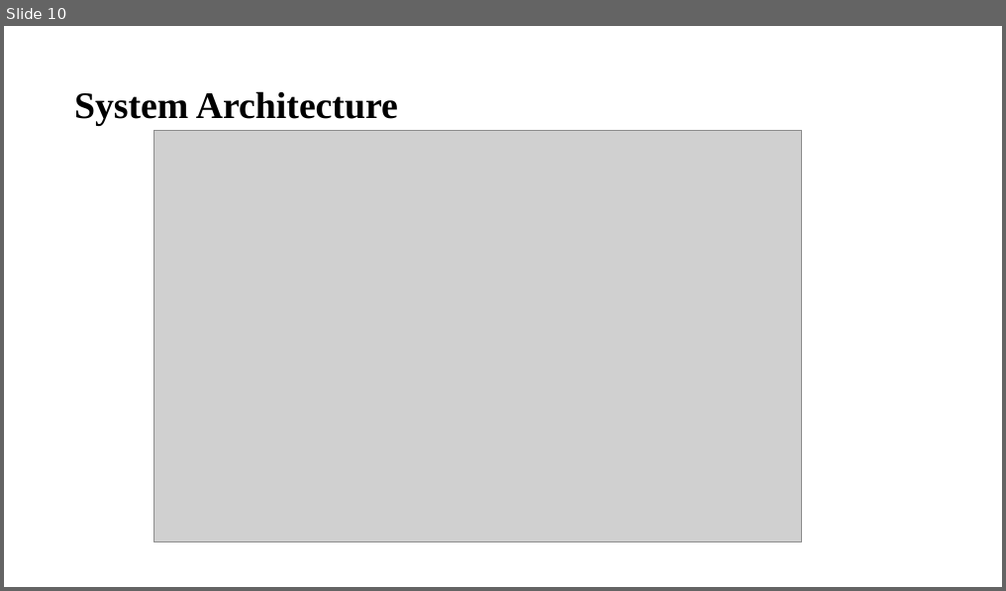
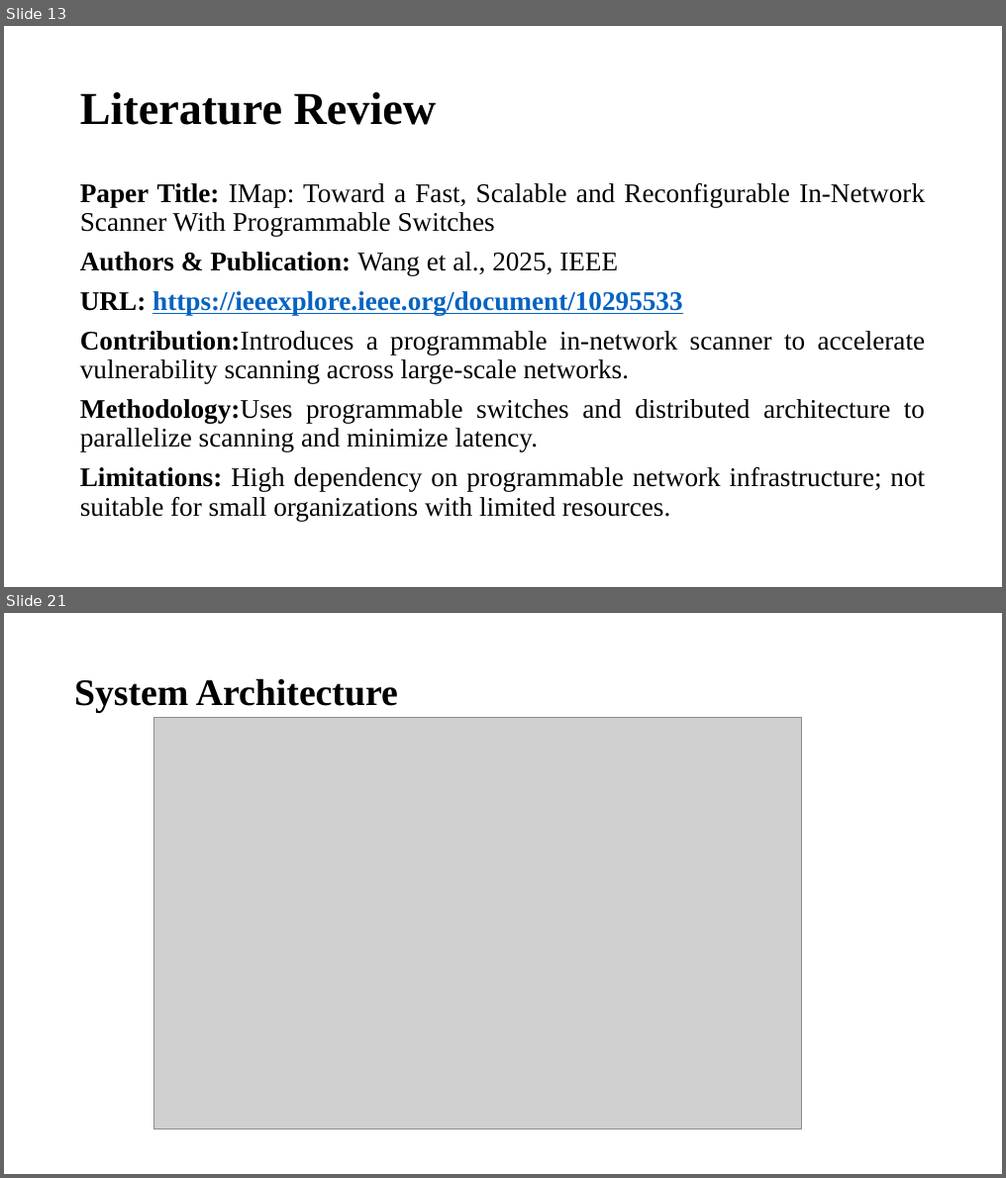
Before and after one commit to nazeer77718/securecloud-sharing-system, a slide deck: secure-cloud.pptx. Shown one above the other, each under a label of ours: slide 10 before the commit, slides 13 and 21 after it; the slides between them are not shown. The pictures are 1006x591 and 1006x1178 pixels, drawn with LibreOffice and Linux fonts; fonts in the diff are those of the drawing; grey boxes stand for pictures. Boxes give left, top, right and bottom in pixels: in the first picture for what was removed or moved away, otherwise in the second. Text is boxed around its words. In the diff, an @@ line names an element or a change of style, - is before the commit and + after.

```diff
--- a/secure-cloud.pptx
+++ b/secure-cloud.pptx
@@ slide 13 added at <box>4,26,1002,587</box>, background #FFFFFF @@
@@ title added at <box>80,92,437,125</box>, 44 pt, text #000000, bold @@
+Literature Review
@@ text added at <box>80,183,925,521</box>, 25.9 pt, text #000000 @@
+Paper Title: IMap: Toward a Fast, Scalable and Reconfigurable In-Network Scanner With Programmable Switches
+Authors & Publication: Wang et al., 2025, IEEE
+URL: https://ieeexplore.ieee.org/document/10295533
+Contribution:Introduces a programmable in-network scanner to accelerate vulnerability scanning across large-scale networks.
+Methodology:Uses programmable switches and distributed architecture to parallelize scanning and minimize latency.
+Limitations: High dependency on programmable network infrastructure; not suitable for small organizations with limited resources.
@@ what was slide 10 is now slide 21 @@
```
Also in this commit, not shown: 5 slides changed, 16 other slides added, 5 slides removed, 1 other file.
